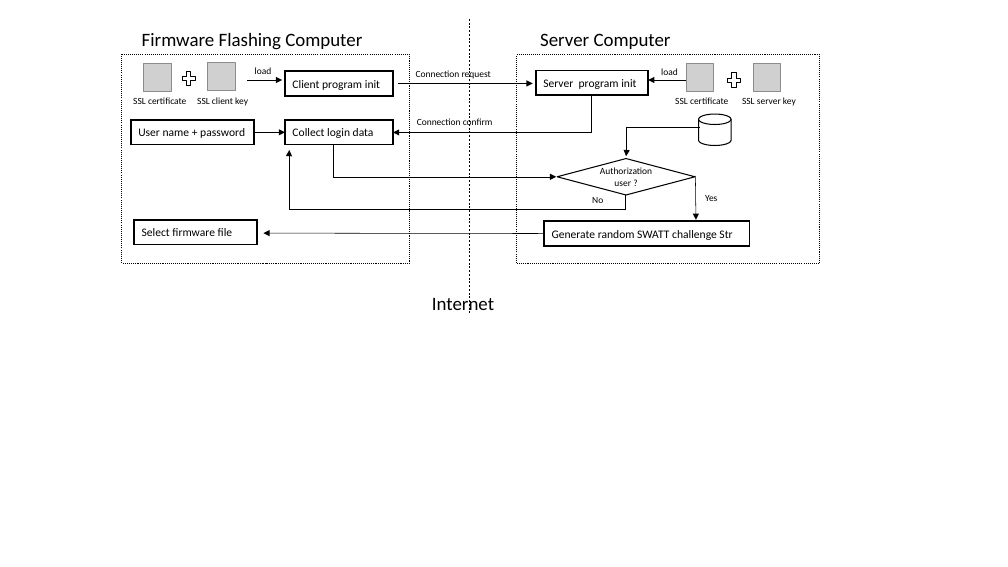
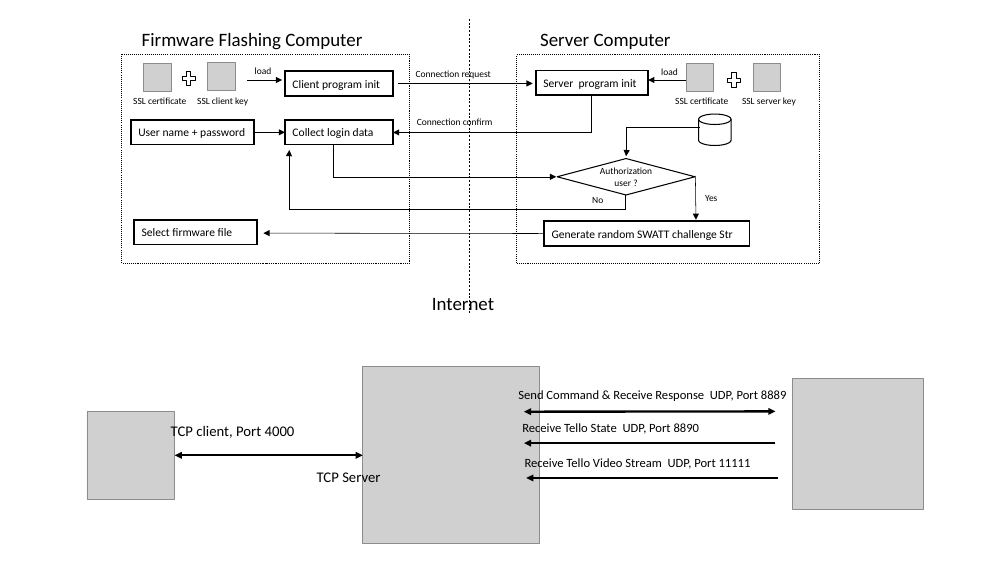
Before and after one commit to LiuYuancheng/Xandar_Sensor_IOT, a slide deck: slide 13 of doc/firmwaresignWF.pptx. Drawn at 1008x567 pixels with LibreOffice and Linux fonts; fonts in the diff are those of the drawing; grey boxes stand for pictures. Boxes give left, top, right and bottom in pixels: in the first picture for what was removed or moved away, otherwise in the second. Text is boxed around its words. In the diff, an @@ line names an element or a change of style, - is before the commit and + after.

Commit message:
Added the tello control design document.

```diff
--- a/doc/firmwaresignWF.pptx
+++ b/doc/firmwaresignWF.pptx
@@ picture added at box(363, 367, 540, 544) @@
@@ text added at box(518, 389, 787, 403), 12 pt, text #000000 @@
+Send Command & Receive Response UDP, Port 8889
@@ picture added at box(793, 379, 924, 510) @@
@@ picture added at box(87, 411, 175, 499) @@
@@ double arrow added from (524, 412) to (776, 411), #000000 2.25 pt @@
@@ text added at box(171, 424, 295, 441), 14 pt, text #000000 @@
+TCP client, Port 4000
@@ text added at box(522, 421, 699, 435), 12 pt, text #000000 @@
+Receive Tello State UDP, Port 8890
@@ arrow added from (776, 443) to (524, 443), #000000 2.25 pt @@
@@ double arrow added from (175, 455) to (363, 455), #000000 2.25 pt @@
@@ text added at box(317, 470, 380, 487), 14 pt, text #000000 @@
+TCP Server
@@ text added at box(525, 456, 751, 470), 12 pt, text #000000 @@
+Receive Tello Video Stream UDP, Port 11111
@@ arrow added from (778, 478) to (526, 478), #000000 2.25 pt @@
```
Also in this commit, not shown: 1 other slide changed, 2 slides added.
